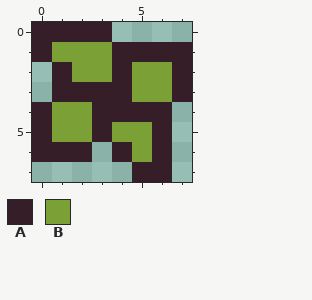
Two states of a pixel-art sprite, assets/leaf2.png. Above: the version before the commit.
The file is 40x40 pixels, drawn in blocks of 5x5; one block is one cell here.
Palette (. is transparent): A #351e27  B #7ba035
Pixels before, first column x 0:
0 AAAA....
1 ABBBAAAA
2 .ABBABBA
3 .AAAABBA
4 ABBAAAA.
5 ABBABBA.
6 AAA.ABA.
7 .....AA.
The same view after the edit:
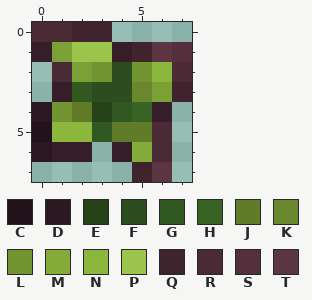
Colours new in this view: C #211319  D #2b1820  E #264219  F #2c4d1d  G #325821  H #386325  J #607c29  K #69882d  L #729431  M #84ab39  N #8db63d  P #9bc44d  Q #3f242e  R #492a35  S #53303c  T #5d3643
The exact change:
Changed rows in their new state; - is an unchanged pixel.
first column x 0:
0 RRQQ----
1 --PP-QTS
2 -R-LFLNR
3 --GFFK-Q
4 DLJEGH--
5 CNNGJJR-
6 D----MR-
7 -----QT-
Changed places in both pictures, as pixel boxes (x1, y1, x2, y2):
changed: (32, 22, 192, 182)
